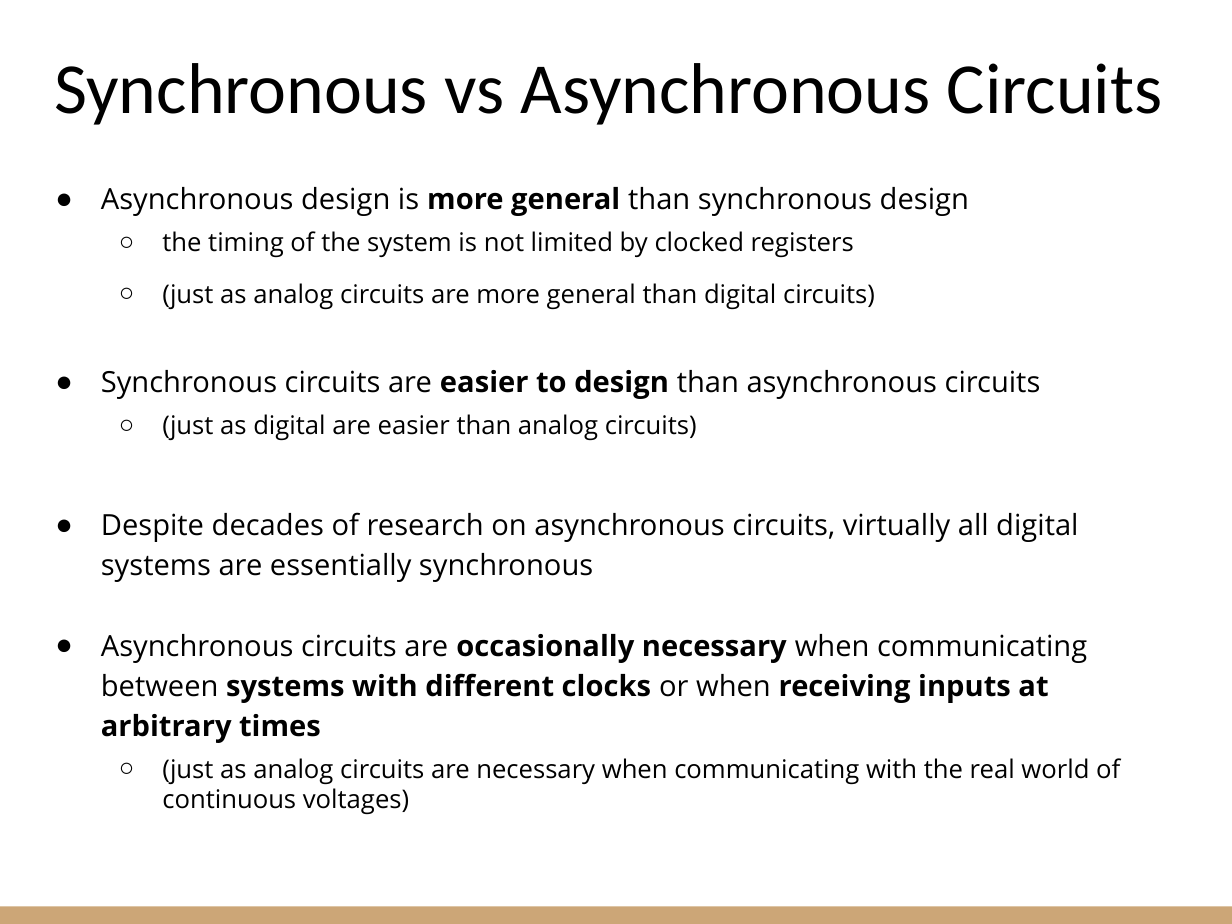
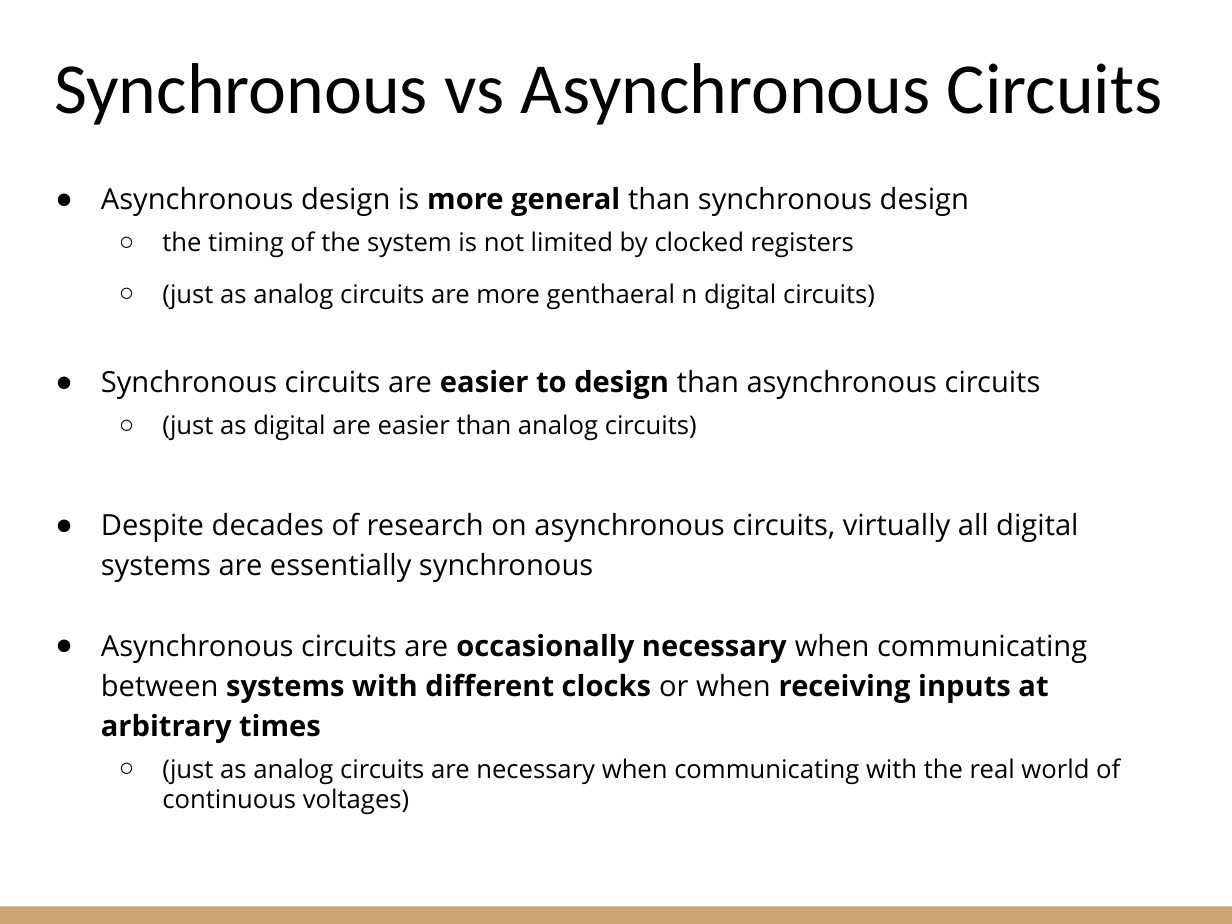
Before and after one commit to riccardoberta/esd, a slide deck: slide 33 of 09 - Sequential Circuits/slides.pptx (slide 25 before the commit). Drawn at 1232x924 pixels with LibreOffice and Linux fonts; fonts in the diff are those of the drawing. Boxes give left, top, right and bottom in pixels: in the first picture for what was removed or moved away, otherwise in the second. Text is boxed around its words. In the diff, an @@ line names an element or a change of style, - is before the commit and + after.

Commit message:
Added exercises to sequential circuits

```diff
--- a/09 - Sequential Circuits/slides.pptx
+++ b/09 - Sequential Circuits/slides.pptx
@@ text at <box>162,283,875,310</box>: text changed @@
-  ○ (just as analog circuits are more general than digital circuits)
+  ○ (just as analog circuits are more genthaeral n digital circuits)
```
Also in this commit, not shown: 7 other slides changed, 8 slides added, 4 slides removed, 36 other files.
